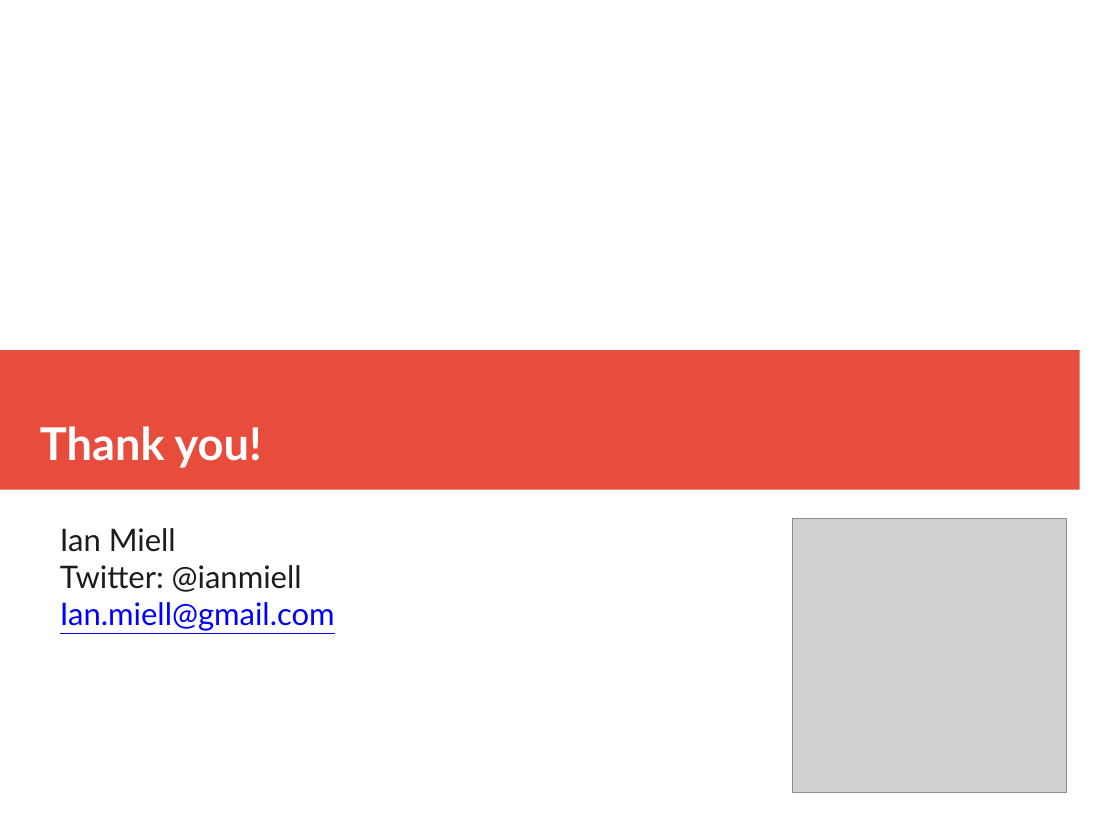
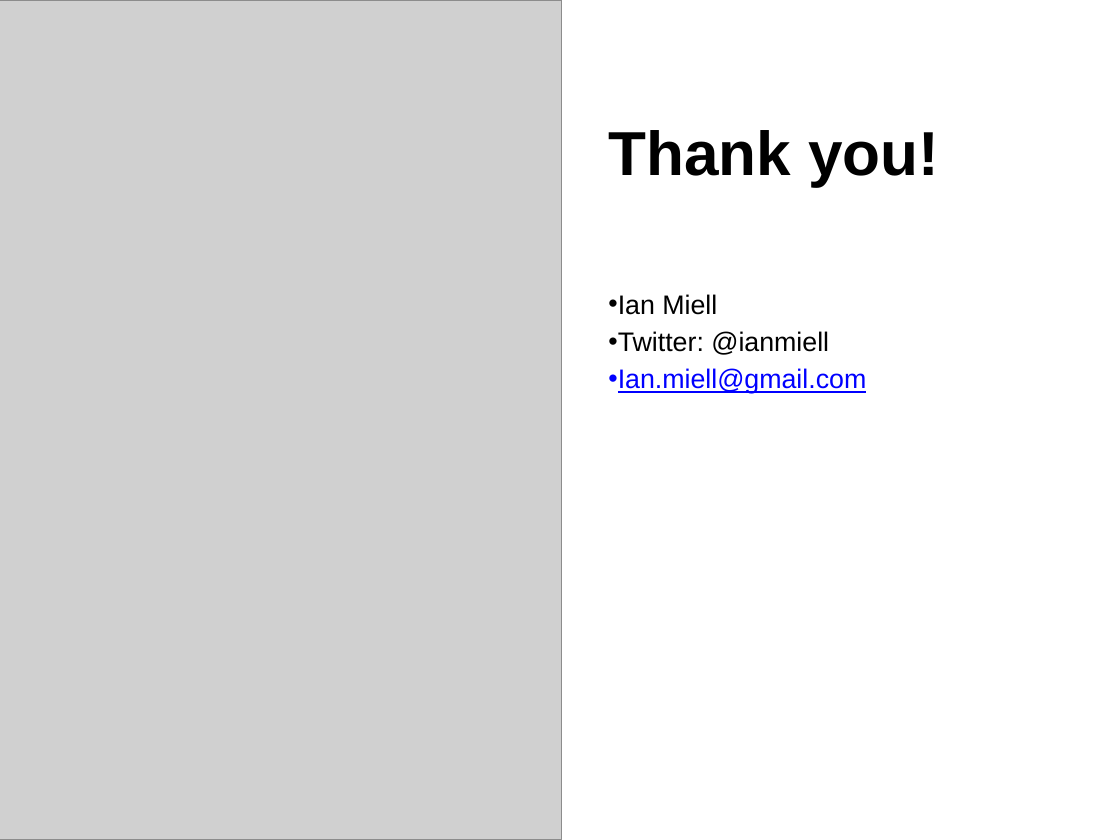
Before and after one commit to ianmiell/gitops-first-steps, a slide deck: slide 36 of slides/gitops_first_steps.pptx. Drawn at 1120x840 pixels with LibreOffice and Linux fonts; fonts in the diff are those of the drawing; grey boxes stand for pictures. Boxes give left, top, right and bottom in pixels: in the first picture for what was removed or moved away, otherwise in the second. Text is boxed around its words. In the diff, an @@ line names an element or a change of style, - is before the commit and + after.

```diff
--- a/slides/gitops_first_steps.pptx
+++ b/slides/gitops_first_steps.pptx
@@ picture: place and size @@
-picture at <box>793,518,1067,793</box>
+picture at <box>0,0,562,840</box>
@@ rectangle added at <box>0,0,1120,840</box>, fill #FFFFFF @@
@@ text "Thank you!": place and size @@
-text "Thank you!" at <box>40,426,262,468</box>
+text "Thank you!" at <box>608,130,939,186</box>
@@ text "Thank you!" at <box>608,130,939,186</box>: size 32 to 44 pt, font Lato to Arial, text colour #FFFFFF to #000000; line spacing 1 to 0.9; more space between paragraphs; vertical alignment bottom to middle @@
@@ text "Ian Miell": place and size @@
-text "Ian Miell" at <box>60,528,335,631</box>
+text "Ian Miell" at <box>608,294,866,394</box>
@@ text "Ian Miell" at <box>608,294,866,394</box>: size 22 to 19 pt, font Lato to Arial; text colour #1C1C1C to #000000 in "Ian Miell", "Twitter: @ianmiell"; bullet none to •; line spacing 1 to 0.9; more space between paragraphs @@
```
Also in this commit, not shown: 7 other slides changed, 1 other file.
